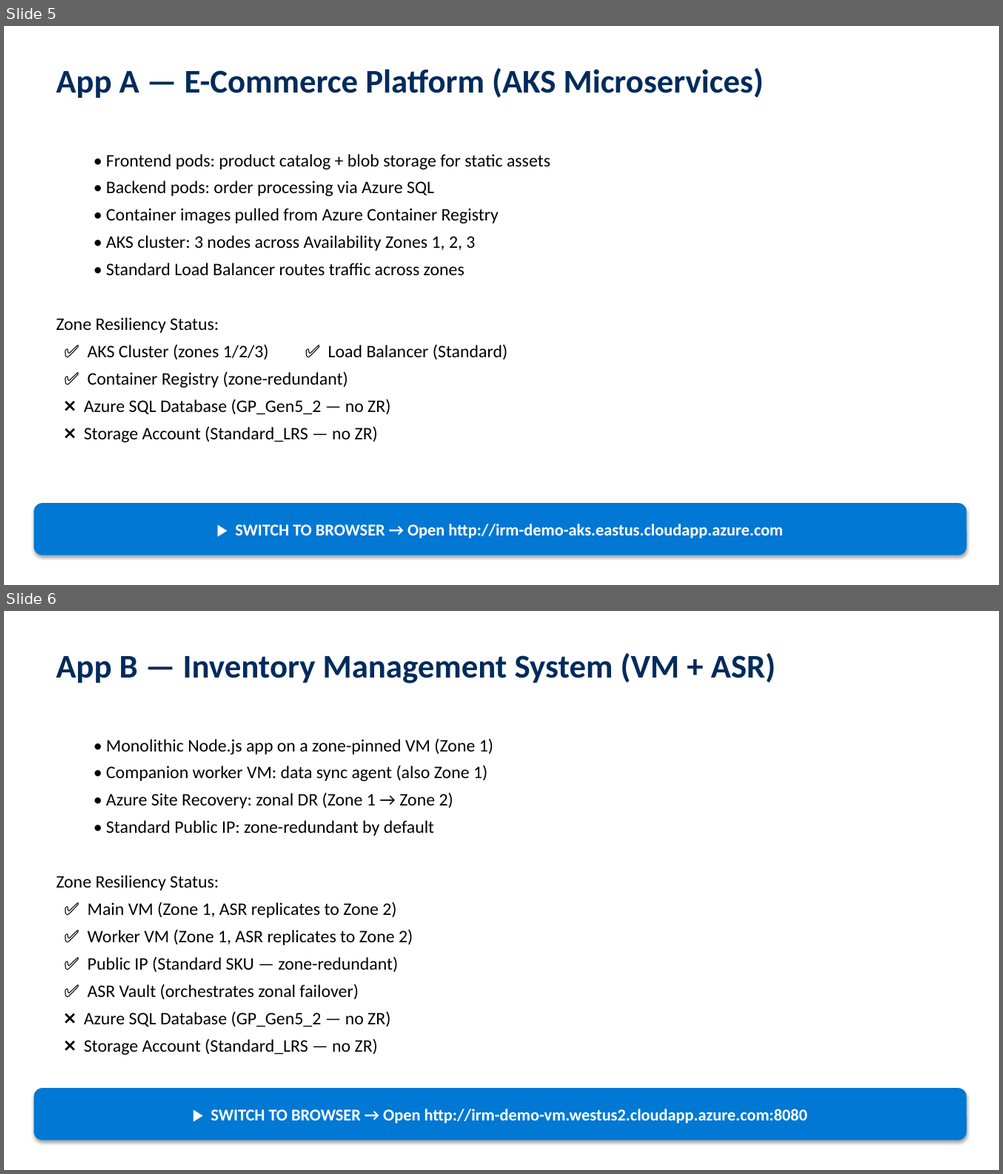
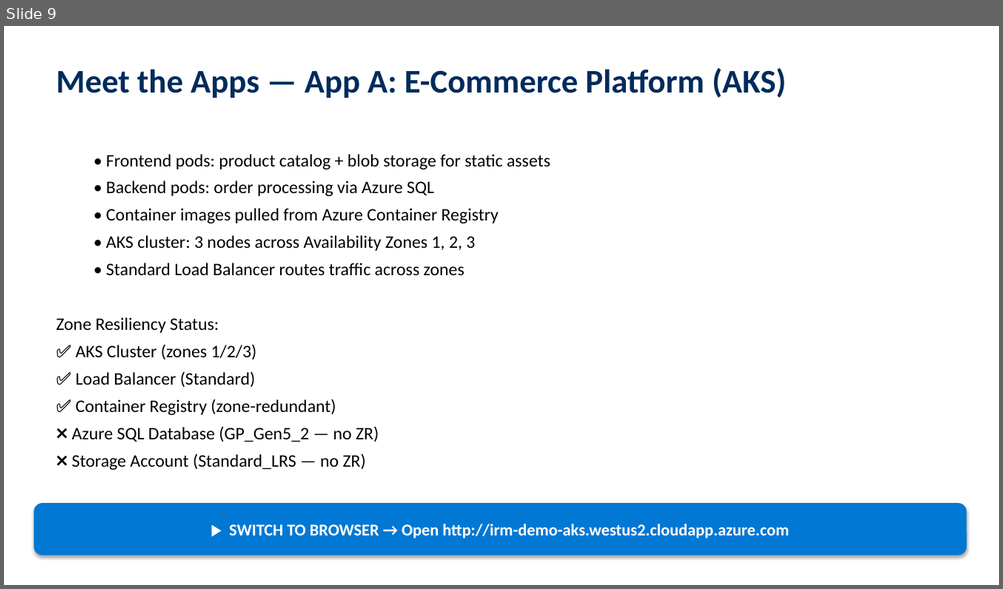
Before and after one commit to adityabalaji-msft/IRMDemoEnvironmentGuide, a slide deck: IRM-Field-Demo-Walking-Deck.pptx. Shown one above the other, each under a label of ours: slides 5 and 6 before the commit, slide 9 after it. The pictures are 1003x1174 and 1003x589 pixels, drawn with LibreOffice and Linux fonts; fonts in the diff are those of the drawing. Boxes give left, top, right and bottom in pixels: in the first picture for what was removed or moved away, otherwise in the second. Text is boxed around its words. In the diff, an @@ line names an element or a change of style, - is before the commit and + after.

Commit message:
Fix Phase 2 wording, drift rediscovery language, PPTX overflow/formatting

```diff
--- a/IRM-Field-Demo-Walking-Deck.pptx
+++ b/IRM-Field-Demo-Walking-Deck.pptx
@@ slide 6 removed at bbox=[4, 611, 999, 1170], background #FFFFFF @@
@@ text removed at bbox=[56, 653, 775, 684] @@
-App B — Inventory Management System (VM + ASR)
@@ text removed at bbox=[56, 738, 493, 1055] @@
-  • Monolithic Node.js app on a zone-pinned VM (Zone 1)
-  • Companion worker VM: data sync agent (also Zone 1)
-  • Azure Site Recovery: zonal DR (Zone 1 → Zone 2)
-  • Standard Public IP: zone-redundant by default
-Zone Resiliency Status:
-✅ Main VM (Zone 1, ASR replicates to Zone 2)
-✅ Worker VM (Zone 1, ASR replicates to Zone 2)
-✅ Public IP (Standard SKU — zone-redundant)
-✅ ASR Vault (orchestrates zonal failover)
-❌ Azure SQL Database (GP_Gen5_2 — no ZR)
-❌ Storage Account (Standard_LRS — no ZR)
@@ rounded rectangle removed at bbox=[34, 1088, 967, 1141] @@
-▶ SWITCH TO BROWSER → Open http://irm-demo-vm.westus2.cloudapp.azure.com:8080
@@ what was slide 5 is now slide 9 @@
@@ slide 9 changed as well @@
@@ text at bbox=[56, 68, 785, 98]: text changed @@
-App A — E-Commerce Platform (AKS Microservices)
+Meet the Apps — App A: E-Commerce Platform (AKS)
@@ text at bbox=[76, 344, 257, 387]: text changed @@
-✅ AKS Cluster (zones 1/2/3) ✅ Load Balancer (Standard)
+✅ AKS Cluster (zones 1/2/3)
+✅ Load Balancer (Standard)
@@ text in rounded rectangle at bbox=[229, 524, 788, 539]: text changed @@
-▶ SWITCH TO BROWSER → Open http://irm-demo-aks.eastus.cloudapp.azure.com
+▶ SWITCH TO BROWSER → Open http://irm-demo-aks.westus2.cloudapp.azure.com
```
Also in this commit, not shown: 7 other slides changed, 15 slides added, 17 other slides removed, 2 other files.
